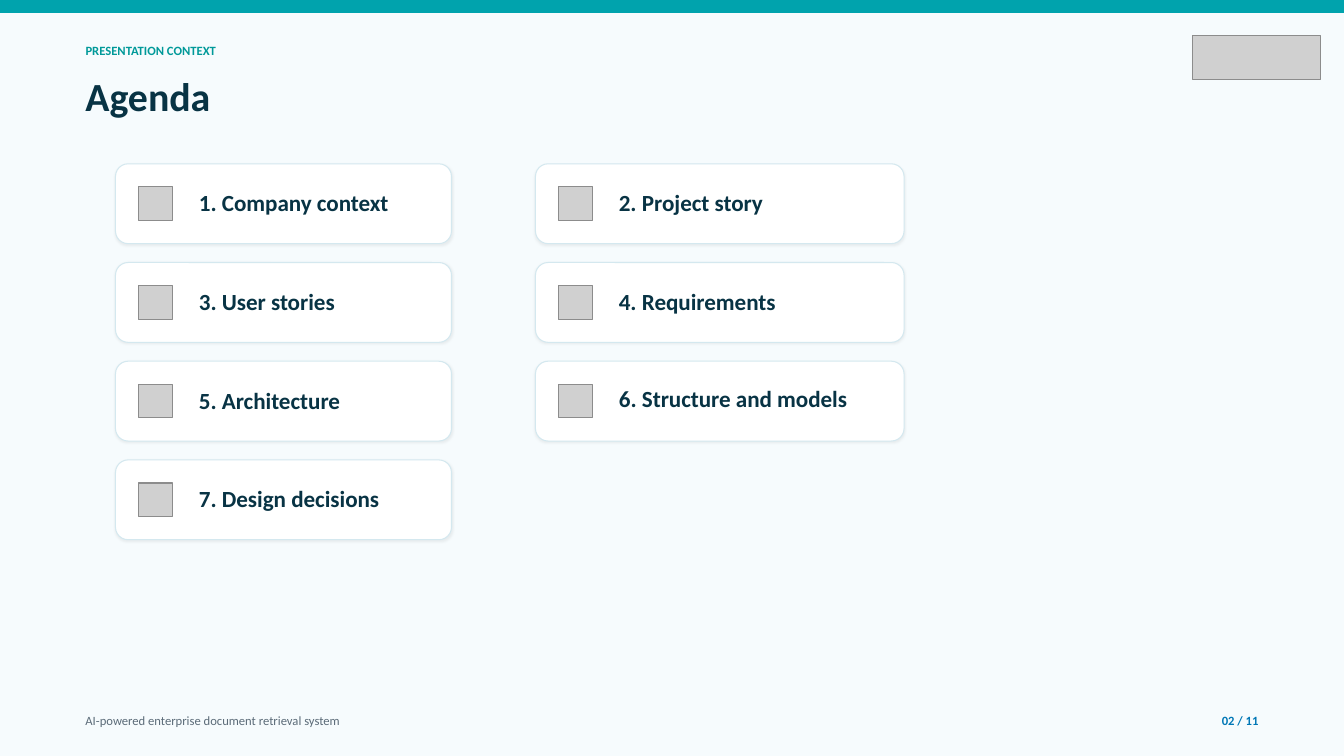
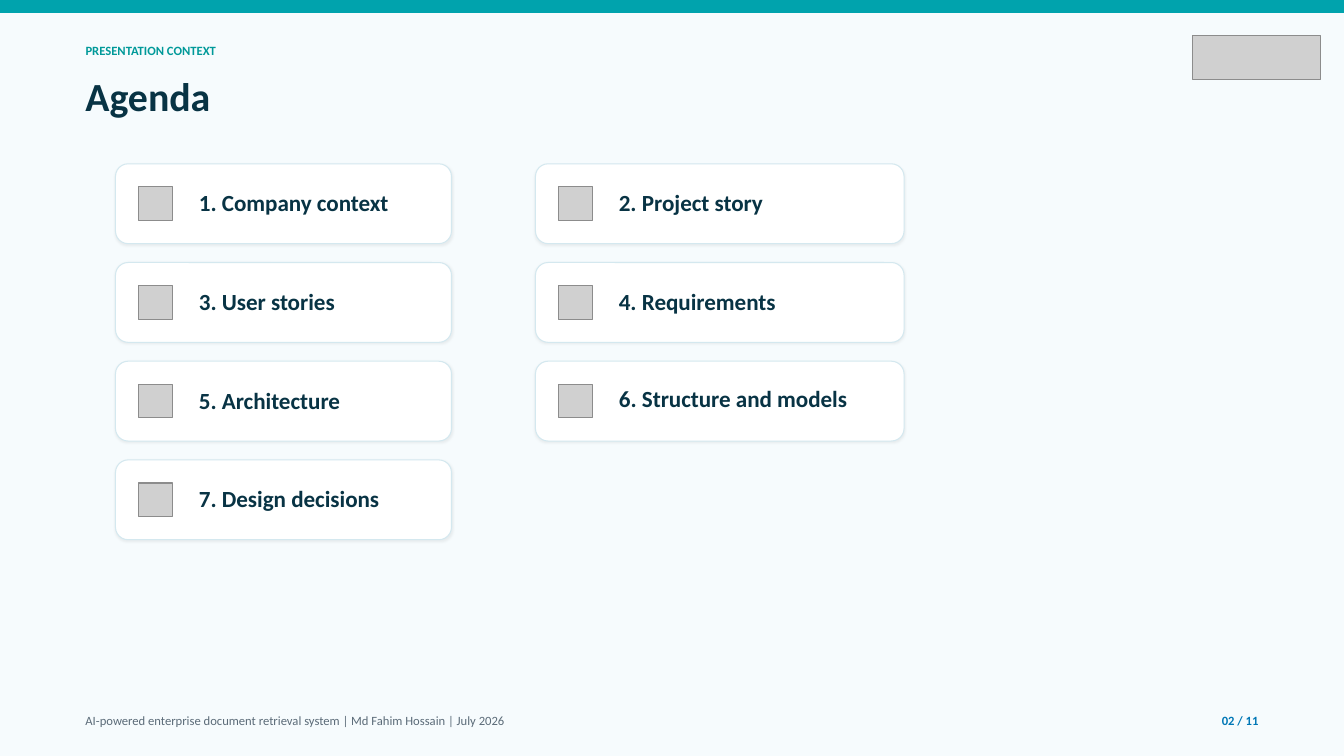
Before and after one commit to alifhossain174/Masters-Internship-Report, a slide deck: slide 2 of Software Specification & Design.pptx. Drawn at 1344x756 pixels with LibreOffice and Linux fonts; fonts in the diff are those of the drawing; grey boxes stand for pictures. Boxes give left, top, right and bottom in pixels: in the first picture for what was removed or moved away, otherwise in the second. Text is boxed around its words. In the diff, an @@ line names an element or a change of style, - is before the commit and + after.

```diff
--- a/Software Specification & Design.pptx
+++ b/Software Specification & Design.pptx
@@ text at (85, 716, 505, 727): text changed @@
-AI-powered enterprise document retrieval system
+AI-powered enterprise document retrieval system | Md Fahim Hossain | July 2026
```
Also in this commit, not shown: 10 other slides changed, 6 other files.
